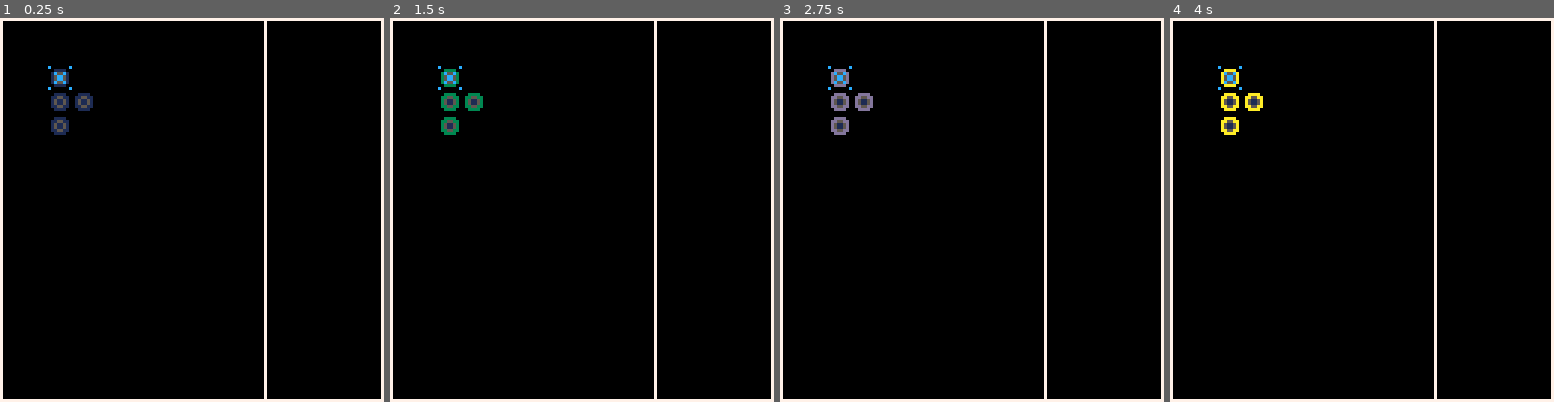
Above: before the commit, frames 1-4 (left to right).
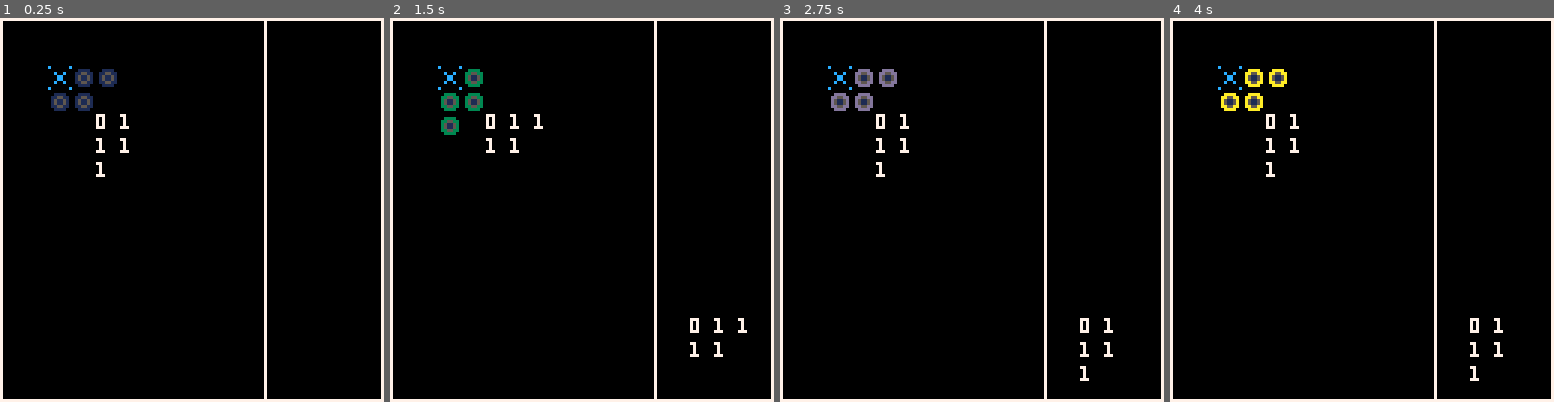
Above: after the commit, the same moments.

Repository: eduszesz/letris
Game: PICO-8 cartridge letris.p8
Two runs of this game, one before a commit and one after it. Both use one fixed random seed, a clock stepped at 60 frames per second and the inputs below.
Inputs:
- Up to frame 1 (0.25 s): no input
- Up to frame 2 (1.5 s): tap O (Z key) at 0.33, 0.7, 1.43 s; tap X (X key) at 1.07 s
- Up to frame 3 (2.75 s): tap X (X key) at 2.07, 2.4, 2.73 s; tap O (Z key) at 2.22 s
- Up to frame 4 (4 s): tap X (X key) at 3.07, 3.4, 3.73 s; tap O (Z key) at 3.1, 3.98 s

The runs differ from the first frame. In frame 1, 1.0% of the frame differs, in the area x 13-34%, y 13-42%; in frame 2, 0.9%; in frame 3, 1.3%, in the area x 13-87%, y 13-95%; in frame 4, 1.3%.

Commit message:
Add files via upload
transpose function

Diff:
--- a/letris.p8
+++ b/letris.p8
@@ -8,10 +8,11 @@
 	t=0
 	px=16
 	py=16
-	p={{1,1,1},{0,1}}
+	p={{0,1,1},{1,1}}
 	p1={{1,0},{1,1},{1,0}}
 	p2={{0,1},{1,1,1}}
 	co=flr(rnd(15)+1)
+	pt={}
 end
 
 function _update()
@@ -21,15 +22,22 @@
 		co=flr(rnd(15)+1)
 	end
 
+	if btnp(4) then
+		p=transpose()
+	end
+
 end
 
 function _draw()
 	cls()
 	pal(14,co)
-	draw_p(p1)
+	draw_p(p)
 	rect(0,0,127,127,7)
 	rect(0,0,88,127,7)
 	spr(3,px,py)
+
+	print_p(p,32,32)
+	print_p(pt,100,100)
 end
 
 function draw_p(_p)
@@ -42,6 +50,27 @@
 		end
 	end
 end
+
+function transpose()
+	local res = {}
+	for i=1, #p[1] do
+		res[i]={}
+		for j=1, #p do
+			res[i][j] = p[j][i]
+		end
+	end
+	pt=res
+	return res
+end
+
+function print_p(_p,_x,_y)
+	local p,x,y=_p,_x,_y
+	for i=1,#p do
+		for j=1,#p[i] do
+				print(p[i][j],x+(i-1)*8,y+(j-1)*8)
+		end
+	end
+end
 __gfx__
 000000000000000000000000c000000c000000000000000000000000000000000000000000000000000000000000000000000000000000000000000000000000
 0000000000eeee000066660000000000000000000000000000000000000000000000000000000000000000000000000000000000000000000000000000000000
